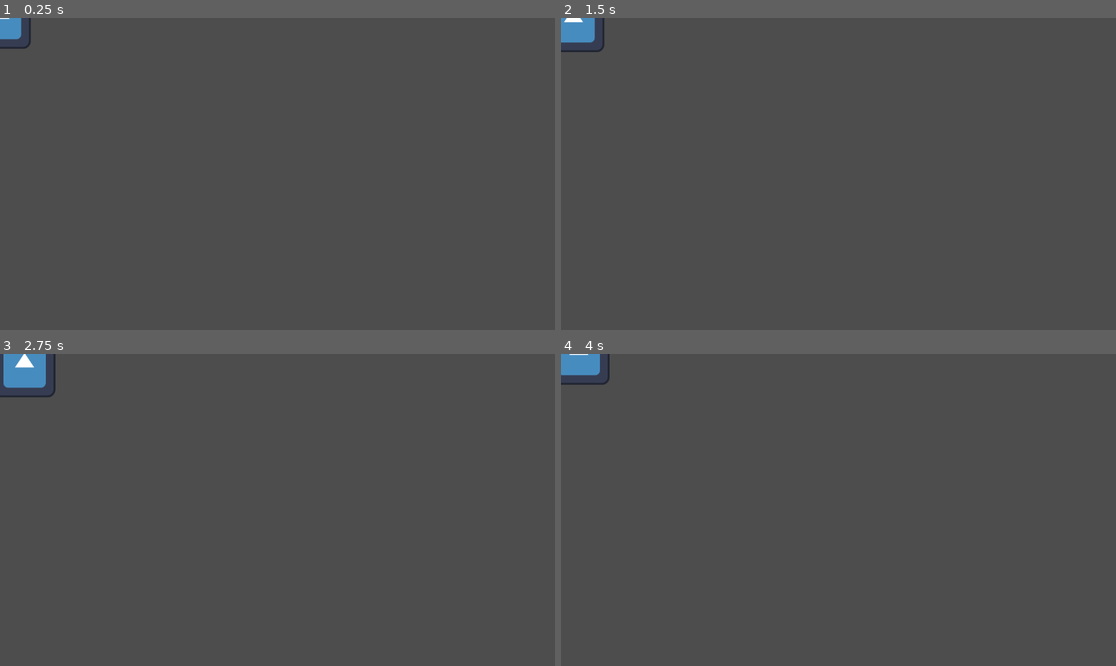
Above: before the commit, frames 1-4 (two rows, left to right).
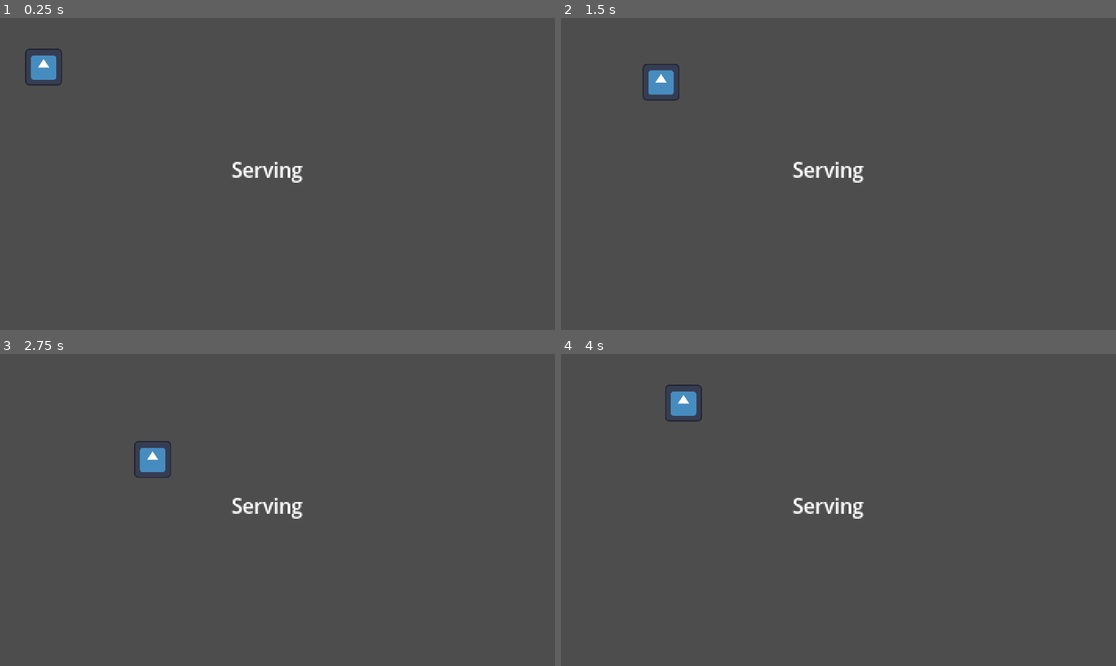
Above: after the commit, the same moments.

Repository: Yatagarasu163/apothecary-allergies
Game: Godot game, scene res://testing_scene.tscn
Two runs of this game, one before a commit and one after it. Both use one fixed random seed, a clock stepped at 60 frames per second and the inputs below. Before the commit the project starts from res://player.tscn. The engine's default icon, where the game draws it, is replaced by a stand-in: a white triangle on a blue panel in a dark square.
Inputs:
- Up to frame 1 (0.25 s): no input
- Up to frame 2 (1.5 s): tap Enter at 0.5 s; hold D (WalkRight) 0.53-1.28 s; hold S (WalkDown) from 1.28 s (still down)
- Up to frame 3 (2.75 s): release S (WalkDown) at 2.03 s; hold D (WalkRight) from 2.03 s (still down)
- Up to frame 4 (4 s): release D (WalkRight) at 2.78 s; hold W (WalkUp) 2.78-3.53 s; hold A (WalkLeft) from 3.53 s (still down)

The runs differ from the first frame. In frame 1, 1.1% of the frame differs, in the area x 0-55%, y 0-53%; in frame 2, 1.4%; in frame 3, 1.7%; in frame 4, 1.4%.

Commit message:
Camera thing

Diff:
--- /dev/null
+++ b/kitchen_area.gd
@@ -0,0 +1,18 @@
+extends Area2D
+@onready var camera_2d: Camera2D = $"../Camera2D"
+
+
+# Called when the node enters the scene tree for the first time.
+func _ready() -> void:
+	pass # Replace with function body.
+
+
+# Called every frame. 'delta' is the elapsed time since the previous frame.
+func _process(delta: float) -> void:
+	pass
+
+
+func _on_body_entered(body: Node2D) -> void:
+	if(body.name == "Player"):
+		print("Player enter kitchen")
+		camera_2d.position.y = 1082
--- a/player.tscn
+++ b/player.tscn
@@ -8,11 +8,14 @@
 [node name="Player" type="CharacterBody2D" unique_id=1739173272]
 texture_filter = 5
 script = ExtResource("1_onrkg")
+speed = 180
 
 [node name="Sprite2D" type="Sprite2D" parent="." unique_id=939646427]
 texture_filter = 5
+position = Vector2(3, 3)
 texture = ExtResource("2_i3pqv")
 
 [node name="CollisionShape2D" type="CollisionShape2D" parent="." unique_id=1963124265]
+position = Vector2(2.9999998, 2.9999995)
 scale = Vector2(6.5886, 6.217118)
 shape = SubResource("RectangleShape2D_hqtel")
--- a/project.godot
+++ b/project.godot
@@ -11,9 +11,14 @@
 [application]
 
 config/name="Apothecary Allergies"
-run/main_scene="uid://b8pcqjalon378"
+run/main_scene="uid://coobctfje2xa4"
 config/features=PackedStringArray("4.6", "Forward Plus")
 config/icon="res://icon.svg"
+
+[display]
+
+window/size/viewport_width=1920
+window/size/viewport_height=1080
 
 [input]
 
@@ -48,4 +53,5 @@
 
 [rendering]
 
+textures/canvas_textures/default_texture_filter=0
 rendering_device/driver.windows="d3d12"
--- /dev/null
+++ b/serving_area.gd
@@ -0,0 +1,18 @@
+extends Area2D
+@onready var camera_2d: Camera2D = $"../Camera2D"
+
+
+# Called when the node enters the scene tree for the first time.
+func _ready() -> void:
+	pass # Replace with function body.
+
+
+# Called every frame. 'delta' is the elapsed time since the previous frame.
+func _process(delta: float) -> void:
+	pass
+
+
+func _on_body_entered(body: Node2D) -> void:
+	if (body.name == "Player"):
+		print("Player enter the serving area")
+		camera_2d.position.y = 0
--- /dev/null
+++ b/testing_scene.tscn
@@ -0,0 +1,70 @@
+[gd_scene format=3 uid="uid://coobctfje2xa4"]
+
+[ext_resource type="PackedScene" uid="uid://b8pcqjalon378" path="res://player.tscn" id="1_k6s54"]
+[ext_resource type="Script" uid="uid://c47eytvl5xbe0" path="res://serving_area.gd" id="2_7tmfp"]
+[ext_resource type="Script" uid="uid://n0b0mu3oq2lx" path="res://kitchen_area.gd" id="3_j6xku"]
+
+[sub_resource type="RectangleShape2D" id="RectangleShape2D_k6s54"]
+size = Vector2(319.1758, 33.48005)
+
+[sub_resource type="RectangleShape2D" id="RectangleShape2D_7tmfp"]
+size = Vector2(1145, 288)
+
+[sub_resource type="RectangleShape2D" id="RectangleShape2D_j6xku"]
+size = Vector2(330.38647, 175.67273)
+
+[node name="Testing Scene" type="Node2D" unique_id=1542158696]
+
+[node name="Player" parent="." unique_id=1739173272 instance=ExtResource("1_k6s54")]
+position = Vector2(148, 167)
+speed = 260
+
+[node name="StaticBody2D" type="StaticBody2D" parent="." unique_id=1447757167]
+position = Vector2(1146, 1076)
+
+[node name="Wall" type="CollisionShape2D" parent="StaticBody2D" unique_id=1988915300]
+position = Vector2(3, 1)
+scale = Vector2(4.8437257, -1.9591099)
+shape = SubResource("RectangleShape2D_k6s54")
+
+[node name="ServingArea" type="Area2D" parent="." unique_id=1463895568]
+position = Vector2(953, 540)
+scale = Vector2(1.6799905, 3.6566277)
+script = ExtResource("2_7tmfp")
+
+[node name="ServingAreaCollision" type="CollisionShape2D" parent="ServingArea" unique_id=1375387400]
+position = Vector2(3, -2)
+shape = SubResource("RectangleShape2D_7tmfp")
+
+[node name="KitchenArea" type="Area2D" parent="." unique_id=957598840]
+position = Vector2(961, 1625)
+script = ExtResource("3_j6xku")
+
+[node name="CollisionShape2D" type="CollisionShape2D" parent="KitchenArea" unique_id=584098649]
+position = Vector2(-3.5762787e-07, -0.9999957)
+scale = Vector2(5.762948, 6.085179)
+shape = SubResource("RectangleShape2D_j6xku")
+
+[node name="Kitchen" type="Label" parent="." unique_id=1328294645]
+texture_filter = 5
+offset_left = 864.0
+offset_top = 1495.0001
+offset_right = 923.0
+offset_bottom = 1518.0001
+scale = Vector2(5.185214, 5.23937)
+text = "Kitchen"
+
+[node name="Serving" type="Label" parent="." unique_id=976498840]
+texture_filter = 5
+offset_left = 801.0
+offset_top = 471.0
+offset_right = 860.0
+offset_bottom = 494.0
+scale = Vector2(4.322967, 4.512289)
+text = "Serving"
+
+[node name="Camera2D" type="Camera2D" parent="." unique_id=436804889]
+anchor_mode = 0
+
+[connection signal="body_entered" from="ServingArea" to="ServingArea" method="_on_body_entered"]
+[connection signal="body_entered" from="KitchenArea" to="KitchenArea" method="_on_body_entered"]
Not shown, added: kitchen_area.gd.uid
Not shown, added: serving_area.gd.uid
